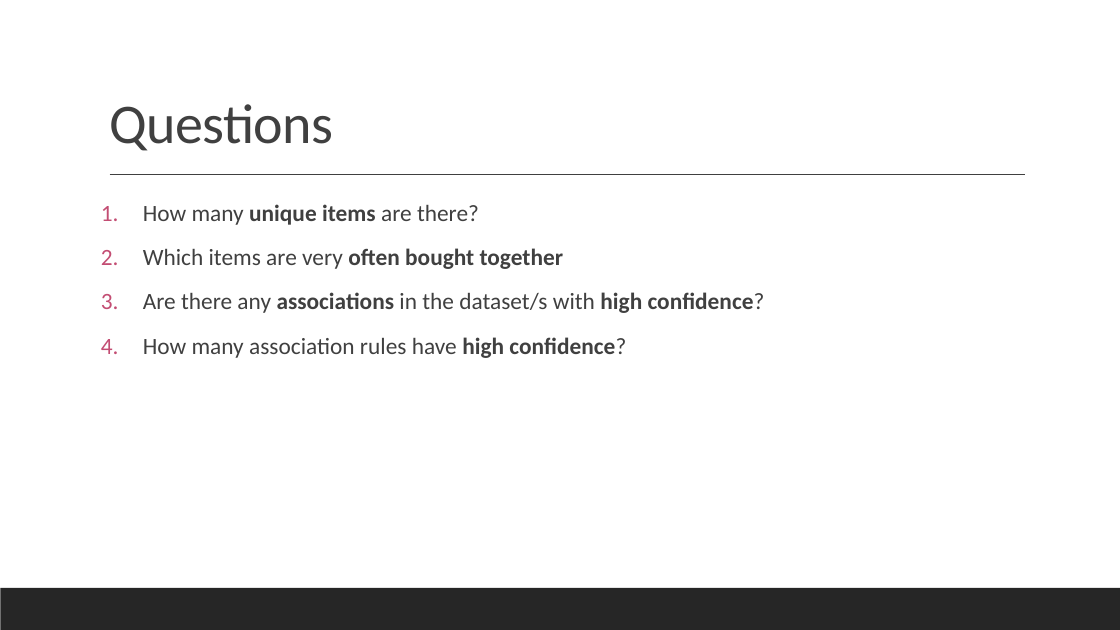
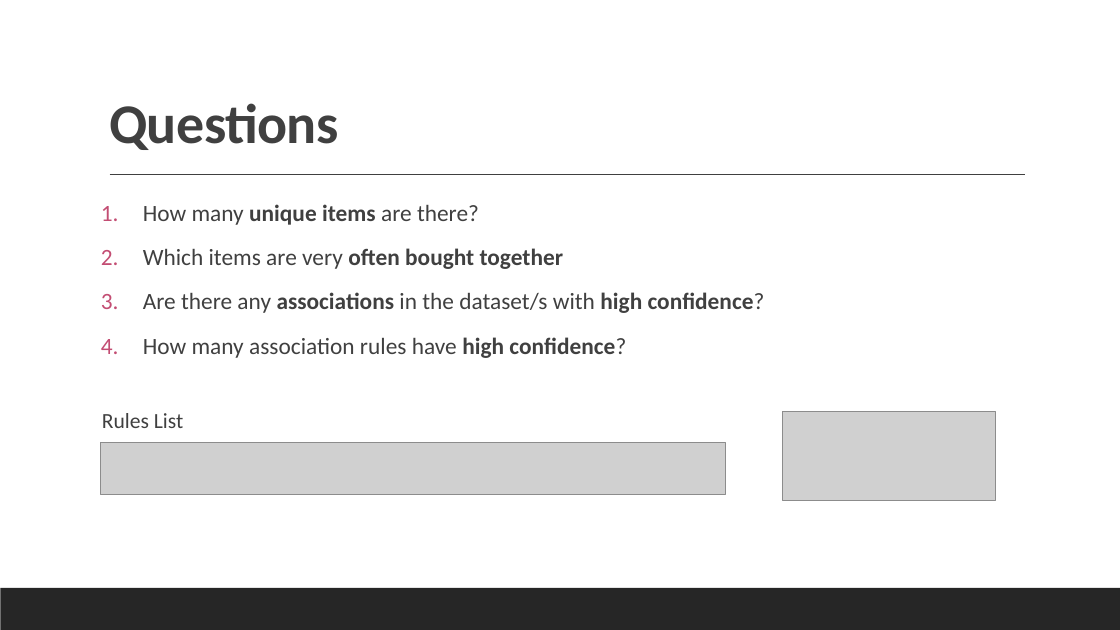
Before and after one commit to Data-Mining-Algorithms/Data-Mining-Algorithms, a slide deck: slide 5 of Data Mining presentation.pptx. Drawn at 1120x630 pixels with LibreOffice and Linux fonts; fonts in the diff are those of the drawing; grey boxes stand for pictures. Boxes give left, top, right and bottom in pixels: in the first picture for what was removed or moved away, otherwise in the second. Text is boxed around its words. In the diff, an @@ line names an element or a change of style, - is before the commit and + after.

Commit message:
Pretified Presentation with some Images

```diff
--- a/Data Mining presentation.pptx
+++ b/Data Mining presentation.pptx
@@ title "Questions" at [109, 103, 338, 150]: bold on @@
@@ text added at [102, 413, 183, 428], 18.5 pt, text #404040 @@
+  Rules List
@@ picture added at [783, 412, 996, 501] @@
@@ picture added at [101, 442, 725, 494] @@
```
Also in this commit, not shown: 8 other slides changed, 1 other file.
